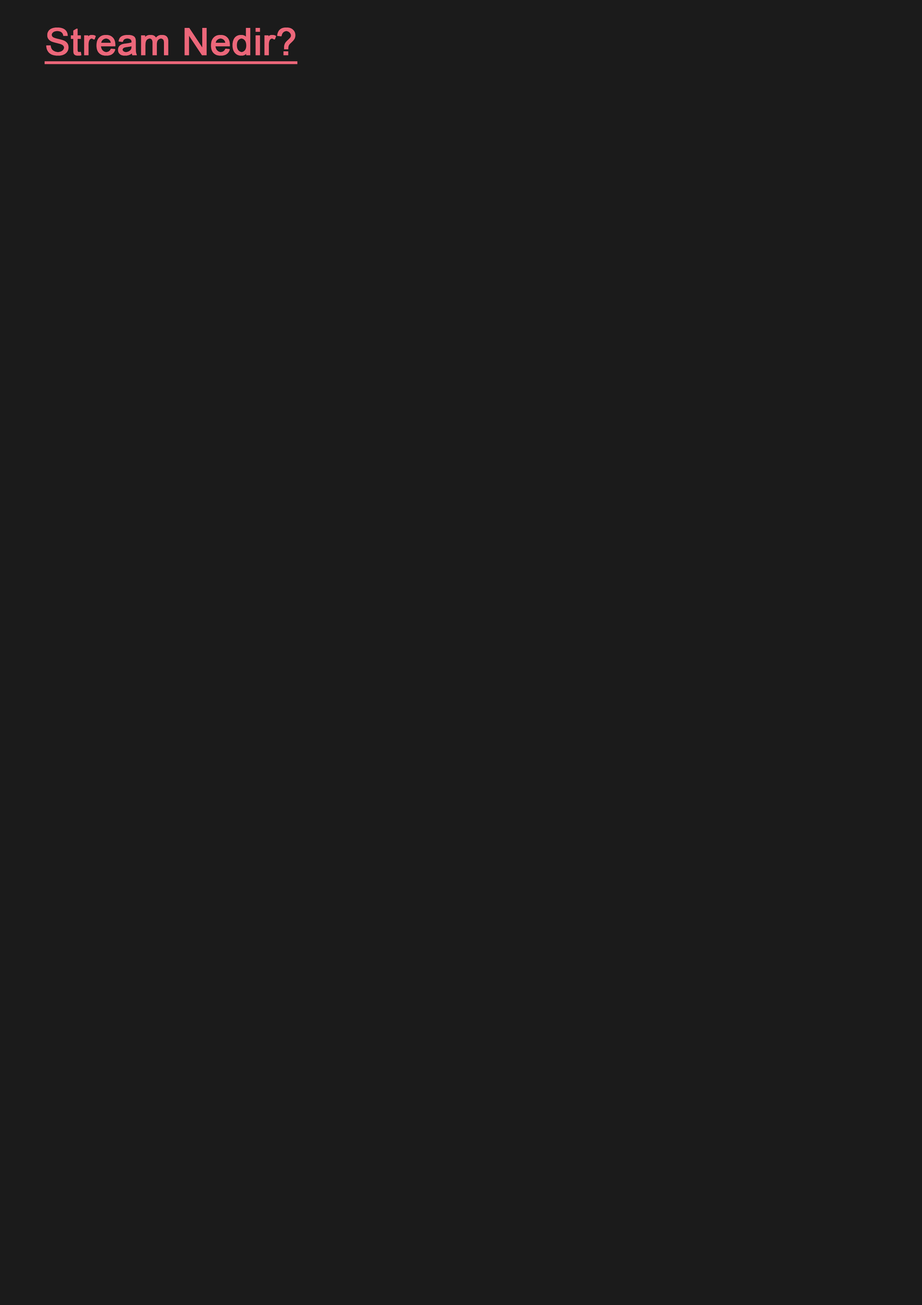
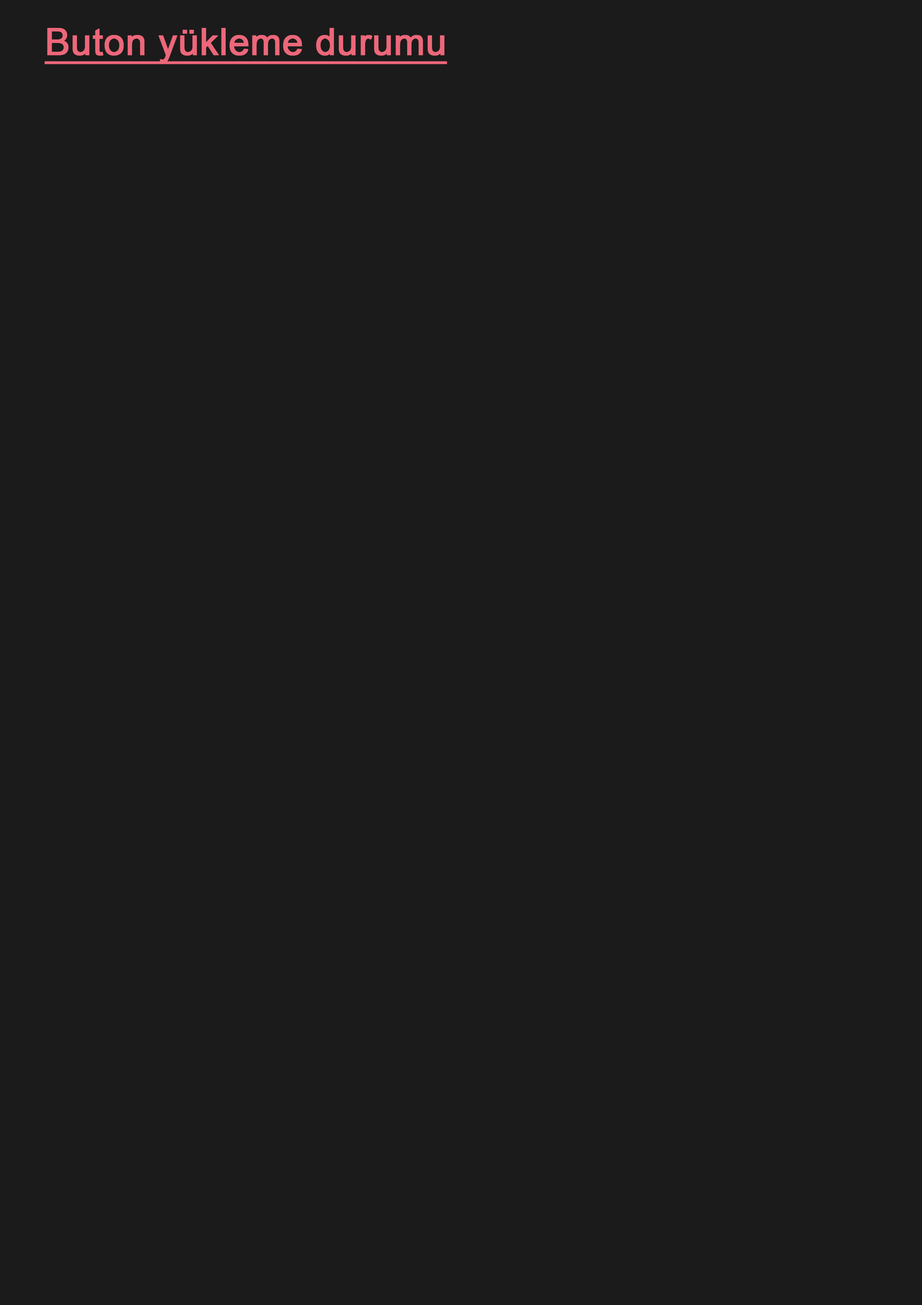
Before/after of a 922 x 1305 layered artwork. What changed in the layer stack:
renamed "Stream Nedir?" to "Buton yükleme durumu", painted on it over [46, 27, 448, 65]
